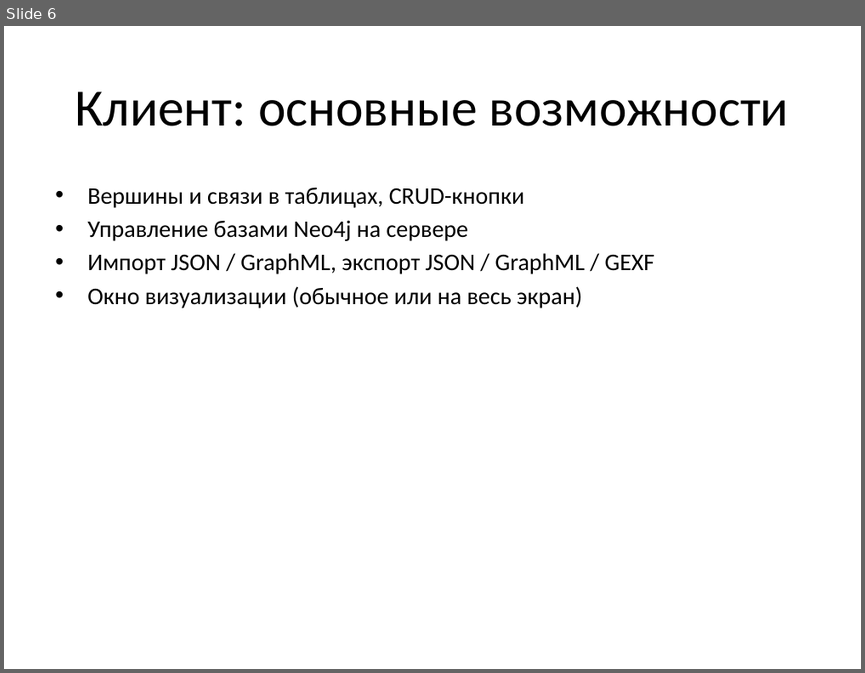
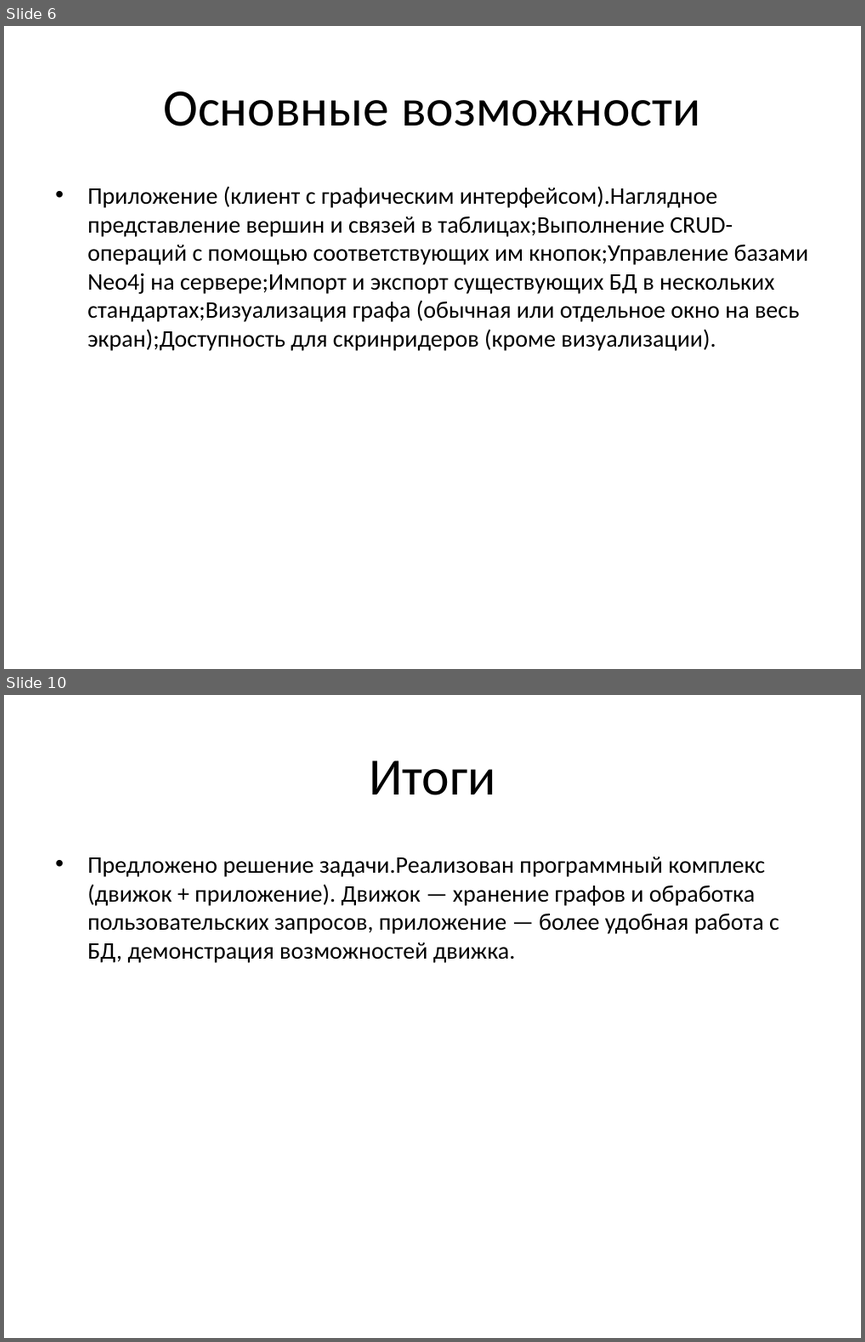
Before and after one commit to SasnikOmega/graph-search-engine, a slide deck: docs/презентация.pptx. Shown one above the other, each under a label of ours: slide 6 before the commit, slides 6 and 10 after it; the slides between them are not shown. The pictures are 865x673 and 865x1342 pixels, drawn with LibreOffice and Linux fonts; fonts in the diff are those of the drawing. Boxes give left, top, right and bottom in pixels: in the first picture for what was removed or moved away, otherwise in the second. Text is boxed around its words. In the diff, an @@ line names an element or a change of style, - is before the commit and + after.

```diff
--- a/docs/презентация.pptx
+++ b/docs/презентация.pptx
@@ slide 10 added at bbox=[4, 695, 861, 1338], background #FFFFFF @@
@@ title added at bbox=[369, 760, 496, 795], 44 pt, text #000000 @@
+Итоги
@@ text added at bbox=[87, 857, 779, 963], 20 pt, text #000000 @@
+• Предложено решение задачи.Реализован программный комплекс (движок + приложение). Движок — хранение графов и обработка пользовательских запросов, приложение — более удобная работа с БД, демонстрация возможностей движка.
@@ slide 6 changed as well @@
@@ title at bbox=[163, 91, 700, 126]: text changed @@
-Клиент: основные возможности
+Основные возможности
@@ text at bbox=[87, 186, 809, 351]: text changed @@
-• Вершины и связи в таблицах, CRUD-кнопки
-• Управление базами Neo4j на сервере
-• Импорт JSON / GraphML, экспорт JSON / GraphML / GEXF
-• Окно визуализации (обычное или на весь экран)
+• Приложение (клиент с графическим интерфейсом).Наглядное представление вершин и связей в таблицах;Выполнение CRUD-операций с помощью соответствующих им кнопок;Управление базами Neo4j на сервере;Импорт и экспорт существующих БД в нескольких стандартах;Визуализация графа (обычная или отдельное окно на весь экран);Доступность для скринридеров (кроме визуализации).
```
Also in this commit, not shown: 6 other slides changed, 3 other slides added, 3 slides removed.
